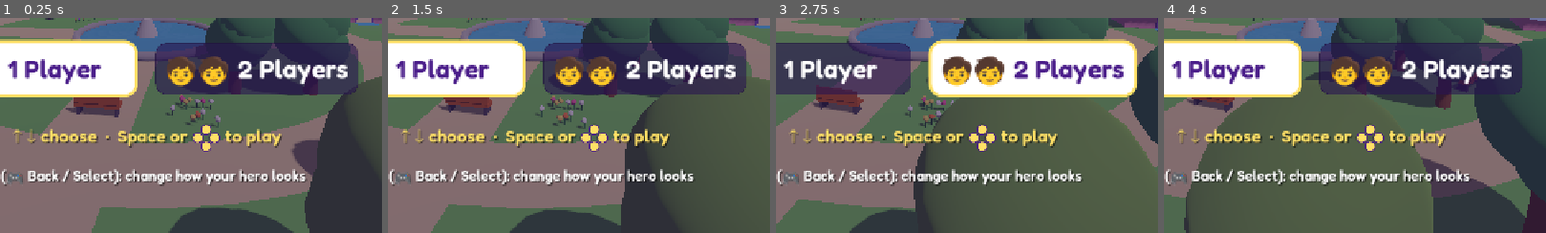
Above: before the commit, frames 1-4 (left to right).
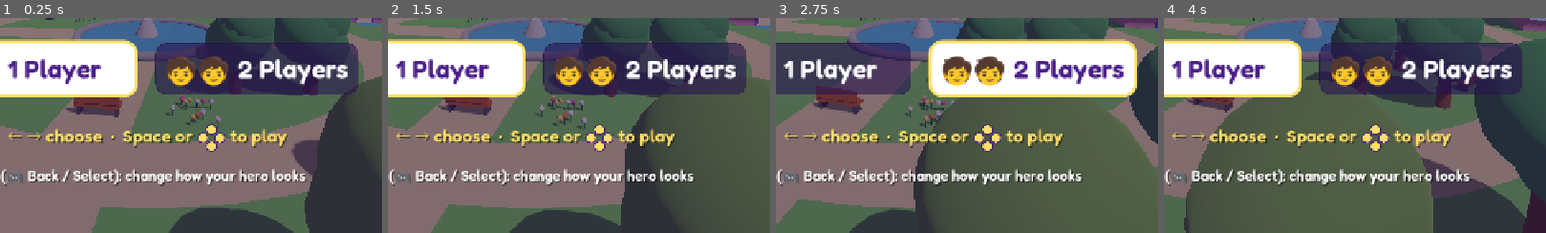
Above: after the commit, the same moments.

Repository: BennyWebb/zombie-tag
Game: Godot game, scene res://scenes/main.tscn
The game is run twice, just before and just after one commit, with the same random seed, the same clock (stepped at 60 frames per second) and the same inputs.
Inputs:
- Up to frame 1 (0.25 s): no input
- Up to frame 2 (1.5 s): tap Enter at 0.5, 0.6 s; hold D (menu_right) 0.53-1.28 s; hold Escape (menu_back) from 1.28 s (still down); tap Keypad Enter at 1.35 s
- Up to frame 3 (2.75 s): release Escape (menu_back) at 2.03 s; hold D (menu_right) from 2.03 s (still down); tap Backspace at 2.1 s
- Up to frame 4 (4 s): release D (menu_right) at 2.78 s; hold W (menu_up) 2.78-3.53 s; tap Q at 2.85 s; hold A (menu_left) from 3.53 s (still down); tap Shift at 3.6 s
The pictures show only the part of the screen within x 31-81%, y 50-100%; the shares and areas given below are measured in that part.

The runs differ from the first frame. In frame 1, 3.0% of the frame differs, in the area x 2-76%, y 49-63%; in frame 2, 2.9%; in frame 3, 3.0%; in frame 4, 2.9%.

Commit message:
Godot: each joypad keeps its own Simple / Two sticks, Back leaves the gym
- Pause → 🎮 This joypad sets Simple or Two sticks for the joypad that
  presses it, remembered by the joypad's id, so an Xbox pad can use Two
  sticks while an 8BitDo plays Simple.
- Some joypads on Android send "go back" for the right-hand button
  instead of B. In the shop or gym that now counts as the leave button
  of whoever's inside with a joypad that's never sent a B.
- The title and difficulty screens show left/right arrows, as their
  choices are side by side.

Co-Authored-By: Claude Opus 5.5 <noreply@anthropic.com>
Claude-Session: https://claude.ai/code/session_01LLQA4ZnRtB4LSabNngitDm

Diff:
--- a/godot/scripts/controls.gd
+++ b/godot/scripts/controls.gd
@@ -11,6 +11,7 @@
 ## Joypads have two ways to play (a setting in the pause menu): "Simple", where the left stick (or
 ## d-pad) walks and turns, for joypads with one stick or none; and "Two sticks", where the left
 ## stick walks and steps sideways and the right stick turns, like most games on a joypad with two.
+## Each joypad remembers its own, so a two-stick joypad and a tiny one can play together.
 ##
 ## The menus have their own actions ("menu_up", "menu_go" and so on) that anyone's keys or joypad
 ## work, and each player has "nav_up" and so on for her own menus (the shop, gym and character
@@ -62,11 +63,13 @@
 var pads := [ANY_PAD, NO_PAD] # each player's joypad (a device number), ANY_PAD or NO_PAD
 var keys := ["all", ""] # each player's keys: "all", "left", "right" or "" for none
 var using_joypad := [false, false] # whether each player last used a joypad (they turn a bit slower)
-var two_sticks := false # see above (save.gd sets it)
+var pad_modes := {} # the joypads set to "Two sticks": { joypad's id: true } (save.gd keeps it)
+var last_pad := -1 # the joypad that last pressed something (the pause menu's setting is for it)
 var stick_at := {} # where each joypad's left stick is: { device: Vector2 }
 var sticks := {} # each joypad's left stick, for the menus: { device: { "up": [held, time to repeat], ... } }
 var stick_pushes := {} # this frame's pushes: { device: ["up", ...] }
 var pictures := {} # the buttons' pictures, made the first time each is needed (see glyph)
+var pads_sending_b := {} # the joypads that have sent a B (the right-hand button), see sends_b
 
 
 func _ready() -> void:
@@ -119,21 +122,36 @@
 	set_devices([{ keys = "all", pad = ANY_PAD }])
 
 
-func set_two_sticks(on: bool) -> void:
-	two_sticks = on
+## A joypad's id, the same each time it's plugged in (its number can change).
+static func pad_id(device: int) -> String:
+	if device not in Input.get_connected_joypads():
+		return "joypad %d" % device # (not plugged in just now)
+	var guid := Input.get_joy_guid(device)
+	return guid if guid != "" else Input.get_joy_name(device)
+
+
+func two_sticks(device: int) -> bool:
+	return device >= 0 and pad_modes.get(pad_id(device), false)
+
+
+func set_two_sticks(device: int, on: bool) -> void:
+	if on:
+		pad_modes[pad_id(device)] = true
+	else:
+		pad_modes.erase(pad_id(device))
 	update_actions()
 
 
 ## The sticks that work an action, each [which stick axis, which way]. The right stick always turns
-## too, so a joypad with two sticks can turn with either in "Simple".
-func pad_sticks(a: String) -> Array:
+## too, so a joypad with two sticks can turn with either in "Simple". both: "Two sticks".
+func pad_sticks(a: String, both: bool) -> Array:
 	match a:
 		"walk_forward": return [[JOY_AXIS_LEFT_Y, -1.0]]
 		"walk_back": return [[JOY_AXIS_LEFT_Y, 1.0]]
-		"turn_left": return [[JOY_AXIS_RIGHT_X, -1.0]] + ([] if two_sticks else [[JOY_AXIS_LEFT_X, -1.0]])
-		"turn_right": return [[JOY_AXIS_RIGHT_X, 1.0]] + ([] if two_sticks else [[JOY_AXIS_LEFT_X, 1.0]])
-		"step_left": return [[JOY_AXIS_LEFT_X, -1.0]] if two_sticks else []
-		"step_right": return [[JOY_AXIS_LEFT_X, 1.0]] if two_sticks else []
+		"turn_left": return [[JOY_AXIS_RIGHT_X, -1.0]] + ([] if both else [[JOY_AXIS_LEFT_X, -1.0]])
+		"turn_right": return [[JOY_AXIS_RIGHT_X, 1.0]] + ([] if both else [[JOY_AXIS_LEFT_X, 1.0]])
+		"step_left": return [[JOY_AXIS_LEFT_X, -1.0]] if both else []
+		"step_right": return [[JOY_AXIS_LEFT_X, 1.0]] if both else []
 		"attack": return [[JOY_AXIS_TRIGGER_RIGHT, 1.0]]
 	return []
 
@@ -186,12 +204,15 @@
 					e.button_index = button_index
 					e.device = pads[i]
 					InputMap.action_add_event(name, e)
-				for stick in pad_sticks(a):
-					var m := InputEventJoypadMotion.new()
-					m.axis = stick[0]
-					m.axis_value = stick[1]
-					m.device = pads[i]
-					InputMap.action_add_event(name, m)
+				# each joypad's sticks the way it's set ("any joypad" lists them all, as they can differ)
+				var devices: Array = [pads[i]] if pads[i] != ANY_PAD else Input.get_connected_joypads()
+				for device in devices if devices else [ANY_PAD]:
+					for stick in pad_sticks(a, two_sticks(device)):
+						var m := InputEventJoypadMotion.new()
+						m.axis = stick[0]
+						m.axis_value = stick[1]
+						m.device = device
+						InputMap.action_add_event(name, m)
 
 
 ## An action that's the same for everyone (any key or joypad). axis: [which stick axis, which way],
@@ -268,6 +289,9 @@
 			if keys[i] != "":
 				using_joypad[i] = false
 	elif event is InputEventJoypadButton and event.pressed:
+		last_pad = event.device
+		if event.button_index == JOY_BUTTON_B:
+			pads_sending_b[event.device] = true
 		for i in players:
 			if pads[i] == ANY_PAD or pads[i] == event.device:
 				using_joypad[i] = true
@@ -279,9 +303,18 @@
 			at.y = event.axis_value
 		stick_at[event.device] = at
 	if event is InputEventJoypadMotion and absf(event.axis_value) > 0.5:
+		last_pad = event.device
 		for i in players:
 			if pads[i] == ANY_PAD or pads[i] == event.device:
 				using_joypad[i] = true
+
+
+## Whether a player's joypad sends B for its right-hand button. Some joypads on Android send
+## "go back" instead, which main.gd then turns into her leave button.
+func sends_b(player: int) -> bool:
+	if pads[player] == ANY_PAD:
+		return not pads_sending_b.is_empty()
+	return pads_sending_b.has(pads[player])
 
 
 ## A joypad was plugged in or taken out. If Player 1's goes, any joypad works her again, or with
@@ -290,7 +323,8 @@
 func joypad_plugged(device: int, connected: bool) -> void:
 	if not connected and pads[0] == device:
 		pads[0] = ANY_PAD if players == 1 else NO_PAD
-		update_actions()
 	elif connected and players == 2 and pads[0] == NO_PAD and device != pads[1]:
 		pads[0] = device
-		update_actions()
+	if not connected and last_pad == device:
+		last_pad = -1
+	update_actions() # (a joypad's sticks are set up for it as it arrives)
--- a/godot/scripts/main.gd
+++ b/godot/scripts/main.gd
@@ -370,9 +370,21 @@
 		if screens.active():
 			screens.remote_back = true
 		elif heroes.any(func(h): return h.inside) or Time.get_ticks_msec() - left_building_at < 500:
-			pass # (B leaves the shop or gym, and on some joypads Android sends "go back" for it too)
+			# B leaves the shop or gym. On some joypads Android sends "go back" for B as well, and on
+			# others only "go back"; a moment later (once any B has arrived), it's the leave button
+			# of whoever's inside with a joypad that's never sent a B.
+			get_tree().create_timer(0.1).timeout.connect(back_in_building)
 		else:
 			pause()
+
+
+func back_in_building() -> void:
+	var who := heroes.filter(func(h): return h.inside and not Controls.sends_b(h.index))
+	if who.size() == 1:
+		var leave := InputEventAction.new()
+		leave.action = who[0].act("leave")
+		leave.pressed = true
+		building_input(who[0], leave)
 
 
 func pause() -> void:
@@ -401,10 +413,16 @@
 	elif not paused:
 		# a hero in the shop or gym uses it (each with her own buttons)
 		for hero in heroes:
-			if hero.inside and hero.inside.handle_input(event):
-				Sound.play("select")
-				leave_building(hero)
-				huds[hero.index].toast("See you soon! 👋", 1.5)
+			if hero.inside:
+				building_input(hero, event)
+
+
+## A button for the shop or gym a hero's in.
+func building_input(hero: Hero, event: InputEvent) -> void:
+	if hero.inside.handle_input(event):
+		Sound.play("select")
+		leave_building(hero)
+		huds[hero.index].toast("See you soon! 👋", 1.5)
 
 
 ## From the Level done! screen. The next level is made behind the screen, which goes a moment later,
--- a/godot/scripts/save.gd
+++ b/godot/scripts/save.gd
@@ -16,7 +16,7 @@
 var difficulty := "easy"
 var music := 6 # the volumes, 0 to 10
 var sounds := 8
-var two_sticks := false # how joypads play (see controls.gd)
+var pad_modes := {} # how each joypad plays (see Controls.pad_modes)
 # The graphics settings (see Graphics.OPTIONS), one set for 1 player and one for 2, since two
 # players draw the world twice and may need simpler settings.
 var graphics := { "1": Graphics.defaults(1), "2": Graphics.defaults(2) }
@@ -32,7 +32,8 @@
 	sounds = Data.config.sound.sounds
 	read()
 	Sound.set_volumes(music, sounds)
-	Controls.set_two_sticks(two_sticks)
+	Controls.pad_modes = pad_modes
+	Controls.update_actions()
 	try_out()
 
 
@@ -49,7 +50,8 @@
 		difficulty = data.difficulty
 	music = int(data.get("music", music))
 	sounds = int(data.get("sounds", sounds))
-	two_sticks = data.get("twoSticks", false)
+	var modes = data.get("padModes", {})
+	pad_modes = modes if modes is Dictionary else {}
 	if data.get("trying", false):
 		graphics_were_reset = true
 		return # (the graphics stay at their usual settings)
@@ -69,7 +71,7 @@
 		return # can't save here; the game still works
 	file.store_string(JSON.stringify({
 		version = 1, profiles = profiles, chosen = chosen, playerCount = player_count,
-		difficulty = difficulty, music = music, sounds = sounds, twoSticks = two_sticks, graphics = graphics,
+		difficulty = difficulty, music = music, sounds = sounds, padModes = pad_modes, graphics = graphics,
 		trying = trying, graphicsVersion = GRAPHICS_VERSION,
 	}, "\t"))
 
--- a/godot/scripts/screens.gd
+++ b/godot/scripts/screens.gd
@@ -259,10 +259,13 @@
 				Save.set_volumes(Save.music + (change if choice == 0 else 0), Save.sounds + (change if choice == 1 else 0))
 				draw()
 			if (change or go) and choice == 2:
-				Sound.play("tick")
-				Save.two_sticks = not Save.two_sticks
-				Controls.set_two_sticks(Save.two_sticks)
-				Save.write()
+				# (for the joypad that pressed it)
+				if Controls.last_pad >= 0:
+					Sound.play("tick")
+					Controls.set_two_sticks(Controls.last_pad, not Controls.two_sticks(Controls.last_pad))
+					Save.write()
+				else:
+					Sound.play("nope")
 				draw()
 			if go and choice == 3:
 				Sound.play("select")
@@ -363,7 +366,7 @@
 	column.add_child(gap(10))
 	column.add_child(cards(["🧒 1 Player", "🧒🧒 2 Players"], choice, 300))
 	column.add_child(gap(10))
-	column.add_child(ButtonText.make("%s choose  ·  {go} to play" % arrows(), 30, YELLOW))
+	column.add_child(ButtonText.make("%s choose  ·  {go} to play" % arrows("across"), 30, YELLOW))
 	if Save.graphics_were_reset:
 		column.add_child(line("The game stopped last time, so the graphics settings are back to normal", 24, Color("ffb3b3")))
 	column.add_child(line("%s: change how your hero looks" % ("Back / Select" if OS.has_feature("android") else "C (🎮 Back / Select)"), 24, Color.WHITE))
@@ -451,7 +454,7 @@
 		row.add_child(card(words, chosen))
 	column.add_child(row)
 	column.add_child(line("The Zombie King is tougher and faster on Hard and Hardcore, and tags you in one go!", 24, Color.WHITE))
-	column.add_child(ButtonText.make("%s choose  ·  {go} to go" % arrows(), 30, YELLOW))
+	column.add_child(ButtonText.make("%s choose  ·  {go} to go" % arrows("across"), 30, YELLOW))
 
 
 func draw_levels(column: VBoxContainer) -> void:
@@ -482,7 +485,7 @@
 		if locked:
 			tile.modulate.a = 0.5
 		grid.add_child(card(tile, chosen))
-	column.add_child(ButtonText.make("%s choose  ·  {go} to play  ·  %s back" % [arrows(true), back_name()], 28, YELLOW))
+	column.add_child(ButtonText.make("%s choose  ·  {go} to play  ·  %s back" % [arrows("all"), back_name()], 28, YELLOW))
 
 
 func draw_paused(column: VBoxContainer) -> void:
@@ -491,7 +494,7 @@
 	var rows := [
 		["🎵 Music", bar.call(Save.music)],
 		["🔊 Sounds", bar.call(Save.sounds)],
-		["🎮 Joypads", "Two sticks" if Save.two_sticks else "Simple"],
+		["🎮 This joypad", "Two sticks" if Controls.two_sticks(Controls.last_pad) else "Simple" if Controls.last_pad >= 0 else "–"],
 		["✨ Graphics", "➜"],
 		["🏠 Start screen", "{go}"],
 	]
@@ -508,7 +511,9 @@
 		row.add_child(ButtonText.make(rows[i][1], 30, PINK if i == choice else YELLOW))
 		list.add_child(card(row, i == choice))
 	column.add_child(line("%s choose  ·  %s change" % ["🡑 🡓", "🡐 🡒"], 26, Color.WHITE))
-	column.add_child(line("🎮 Simple: the left stick walks and turns.  Two sticks: the left stick walks and steps sideways, the right one turns.", 20, Color.WHITE))
+	if Controls.last_pad >= 0:
+		column.add_child(line("🎮 This joypad: %s. Each joypad remembers its own." % Input.get_joy_name(Controls.last_pad), 20, Color.WHITE))
+	column.add_child(line("Simple: the left stick walks and turns.  Two sticks: the left stick walks and steps sideways, the right one turns.", 20, Color.WHITE))
 	column.add_child(line("Press %s to keep playing" % back_name(), 30, YELLOW))
 
 
@@ -616,8 +621,9 @@
 	return p
 
 
-static func arrows(all_four := false) -> String:
-	return "🡐 🡑 🡒 🡓" if all_four else "🡑 🡓"
+## The arrows that choose on a screen: "down" for a list, "across" for a row, "all" for a grid.
+static func arrows(way := "down") -> String:
+	return { down = "🡑 🡓", across = "🡐 🡒", all = "🡐 🡑 🡒 🡓" }[way]
 
 
 static func back_name() -> String:
Not shown, changed: godot/README.md
